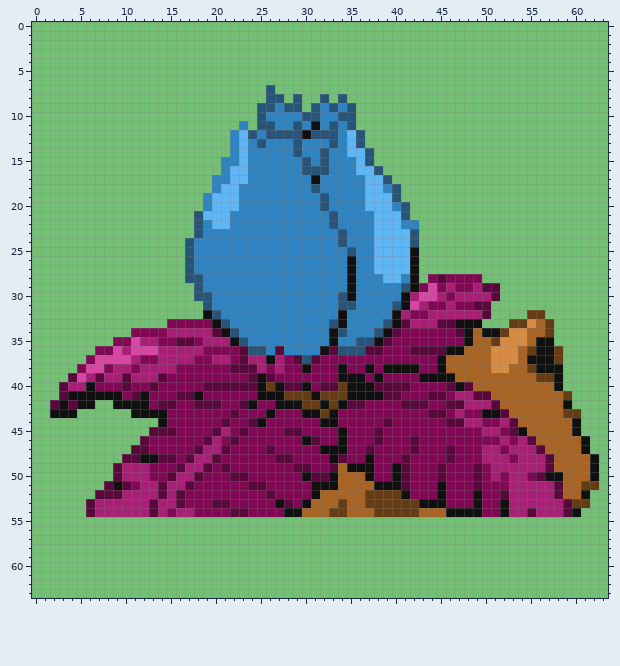
Two states of a pixel-art sprite, sprites/clone_ivysaur/back.png. The picture above is the old version.
The file is 64x64 pixels.
Once edited:
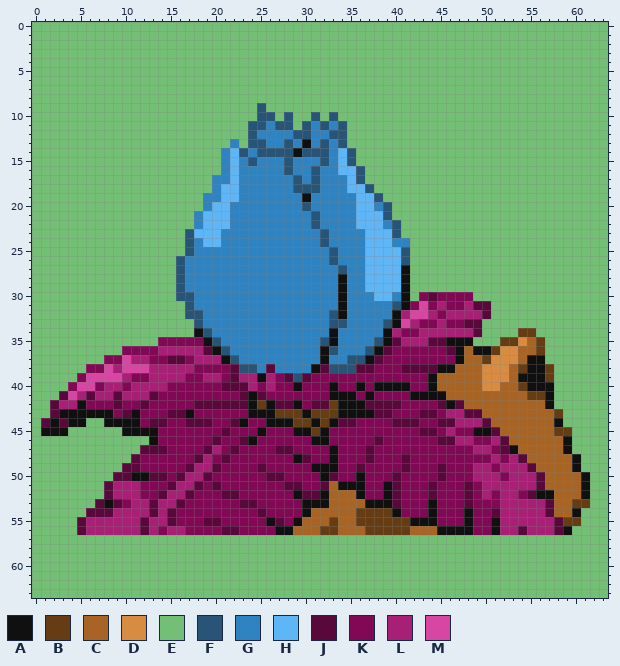
Palette (. is transparent): A #101010  B #663c15  C #a86424  D #d78c42  E #73bf75  F #285577  G #2f83c1  H #5fb6f7  J #59083b  K #810855  L #a72076  M #d846a3
Author's note on the commit: adjust back sprite bottom margins
The exact change:
Changed rows in their new state; - is an unchanged pixel.
first column x 1:
 7 -------------------------E------------------------------------
 8 -------------------------EE-E--E-E----------------------------
 9 -------------------------EEEE-EEEEE---------------------------
10 -------------------------FEFEE-EFEE---------------------------
11 ----------------------EF-GFFEFGFGFE---------------------------
12 ---------------------EE--GGG-FGG-FEE--------------------------
13 ----------------------EF---FGA-FGFEE--------------------------
14 --------------------GHF-FFFFAFF--HFEE-------------------------
15 ---------------------HGF---F-G---HFEE-------------------------
16 ----------------------G----F-G-G-HHFEE------------------------
17 ----------------------G-----F-F---HFEEE-----------------------
18 ----------------------------FF----HHFEEE----------------------
19 -------------------G---------A-G---H-FEE----------------------
20 ---------------------G-------F-G---H-GFEE---------------------
21 -----------------G------------F-G--HH-FEE---------------------
22 -----------------GH-----------F-G--HH-GFEE--------------------
23 ----------------FHHH-----------F-G--H--FEE--------------------
24 ------------------HH-----------F-G--H--GGE--------------------
25 --------------------------------F-G-H---FE--------------------
26 ---------------FG---------------F-G-H---FE--------------------
27 ---------------FG----------------FG-H---AE--------------------
28 ---------------FGG---------------AG-HH--AE-EEEEEE-------------
29 ---------------FGG---------------AG-HHHHAEEEEEEEEEE-----------
30 ---------------FFGG--------------AG--HH--EKJK-KKEEE-----------
31 ----------------FGG--------------AG------KM-LK-L--------------
32 ----------------FFGG------------F--------MM-K---------EE------
33 --------------EEEFGGG------------F------M-KKLKKJJ---EEEEE-----
34 ----------EEEEEEEAFGGG-----------G---G-L--LLLLLLJEEEEBBEE-----
35 --------EEEEE--KK-AFGGG--------F---GGFAJLLLJJAA-EEEBB--BE-----
36 ------EEEKKKK-----JAFGGGG-G-----FGGGFAJ--KKKKJ--AAB---CBEE----
37 -----EEKK--L-KJJKLL-AFGGGGGGGGGAGGFFAJ------KKA--B------EE----
38 ----EKKM-MMM---LL-----FFGJGGGGAJFFFJJ-KKJJJJ-A---D---BA-BE----
39 ---EKMMMMLKK-LLL--LL-JLL-L-JFJ---KKK-K----K-CC---DDD-AAA-E----
40 --EKMM-LLKLLLL----KK---LKLKKAK-KAKK-KAAAA--ACCCC-DD--BAAAE----
41 ---MLJLLJLLLJ--KKK----JAJKKKKKKKAA-K-KKK-AAAACCCCC----BBAEE---
42 --LL-KKKJKKJ-KK-----JJ--BAJJ-KJJ--AAJJJJKKK-JA-CCCC-----AEE---
43 -J--AAAAKJ-KKKJJA----K-AA-BBB-B-BAAAAJJ---J-KL-JJCCC-----BEE--
44 JAJAA--AAAAKJJ--JJJ-KJAKKAAABBAB-JJ---KJJJ--J-L--JCCC----AEE--
45 AAA------AAAAKK----KJ-K-A--KAABA-K---K----JJ-L--AAJCCC---BBE--
46 -----------EA-----KJ-KJA-----KAA-K-------K--JJLL--LJCCC---AEE-
47 ----------E-JJ---KJ-KJ---KJJ---K-K-------K---K--L-KJACCC--AEE-
48 ---------E-KKKK-KJ-KJ-----KKAJ---K--J--------K---K-KLJCCC--AEE
49 --------EJJK---KJ-LJK---J---KKAAAKKJK--K--------LLK---JCC--AEE
50 ---------JAAJJKJ-LJ--KK--JJ--KKAJKKAK--JK-------LL----L-CC--AE
51 --------LLLKKKJ-LJ-J---KK--JJ-KJCAAAKK-JK--JK--JKLLL---JCC--AE
52 ------E-L--KK--LJ---JJ---K--AJJA---AKKAJK--JK--JKL-L-KJAAC----
53 -----EJAJK---------KK-JJ--KK--AA-C--AAAJKKK-K--JK--L----JCC---
54 ------JJ------JKK----KK-J--KKA--CC-BB--AKKKAKKK-K-JL--L-JCC---
55 ----JLLLLLLJLLJKKKJJKKKKKAJKACCCBCCBBBBBBAAAKKKAKKALLLLLLJBB--
56 ----JLLLLLLJLKLLKKKKJJKKKKAACCCBBCCCBBBBBCCCAAAAKKALLJLLLJA---
Where, in picture pixels (left, top, right, bottom), the same in both pictures:
changed: (41, 85, 599, 535)
